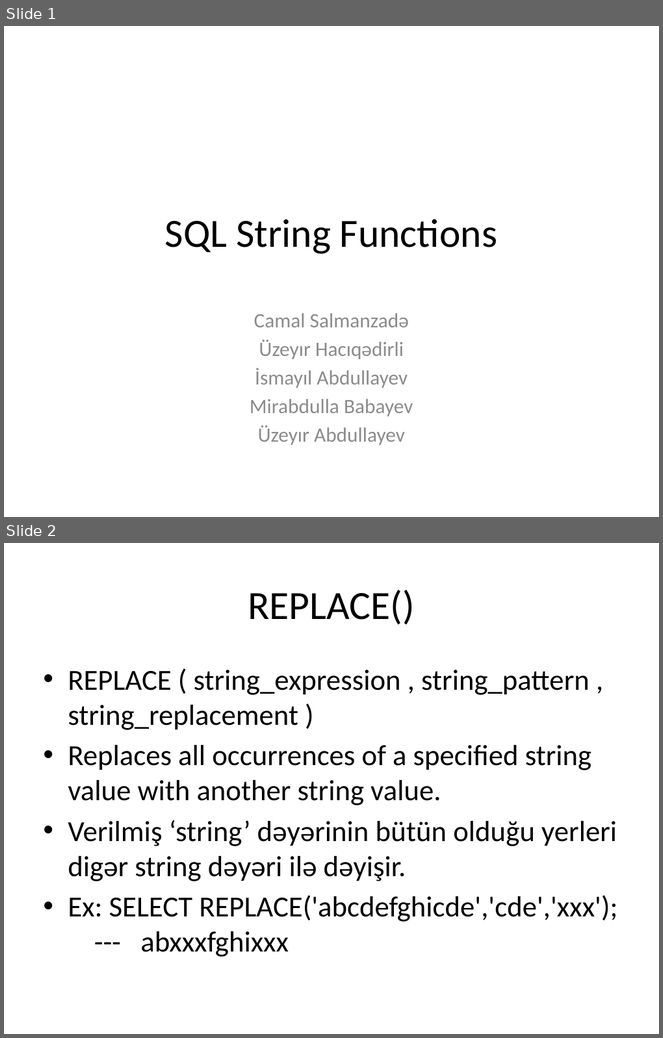
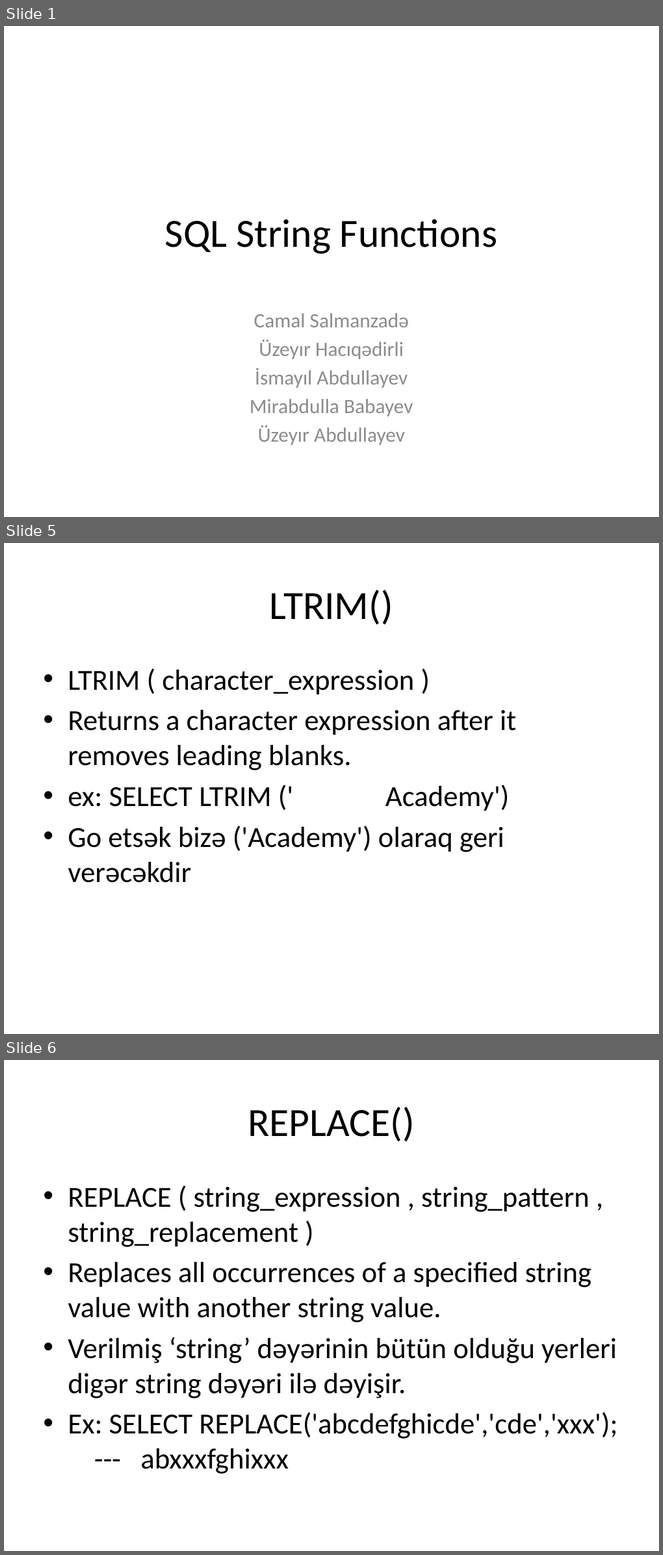
Before and after one commit to s-jamal/P202-25.04.2017, a slide deck: sql string functions.pptx. Shown one above the other, each under a label of ours: slides 1 and 2 before the commit, slides 1, 5 and 6 after it; the slides between them are not shown. The pictures are 663x1038 and 663x1555 pixels, drawn with LibreOffice and Linux fonts; fonts in the diff are those of the drawing. Boxes give left, top, right and bottom in pixels: in the first picture for what was removed or moved away, otherwise in the second. Text is boxed around its words. In the diff, an @@ line names an element or a change of style, - is before the commit and + after.

```diff
--- a/sql string functions.pptx
+++ b/sql string functions.pptx
@@ slide 5 added at [4, 543, 659, 1034], background #FFFFFF @@
@@ title added at [270, 590, 393, 625], 44 pt, text #000000 @@
+LTRIM()
@@ text added at [68, 670, 516, 883], 32 pt, text #000000 @@
+• LTRIM ( character_expression )
+• Returns a character expression after it removes leading blanks.
+• ex: SELECT LTRIM (' Academy')
+• Go etsək bizə ('Academy') olaraq geri verəcəkdir
@@ what was slide 2 is now slide 6 @@
```
Also in this commit, not shown: 1 slide changed, 3 other slides added.
